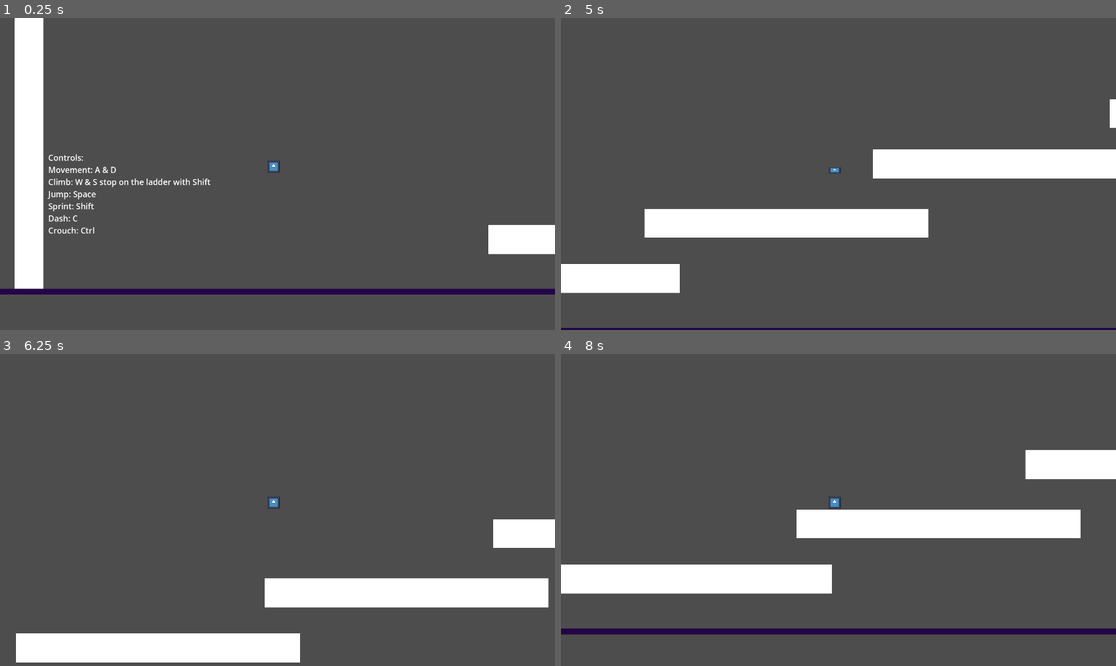
Above: before the commit, frames 1-4 (two rows, left to right).
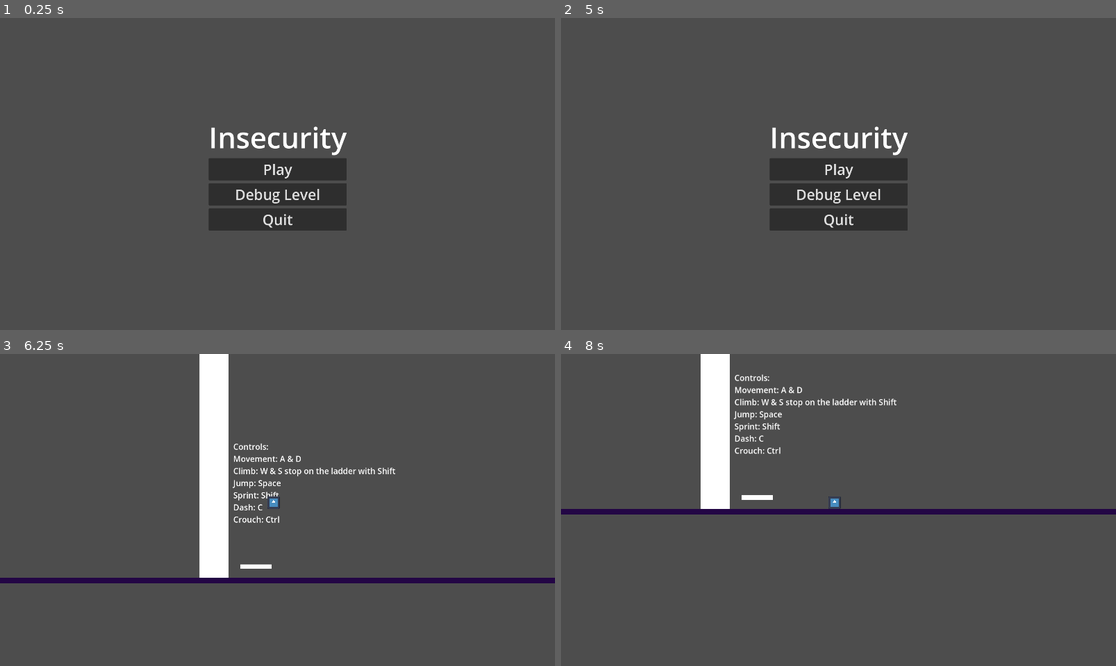
Above: after the commit, the same moments.

Repository: Arkcorner/Insecurity
Game: Godot game, scene res://UI/main_menu.tscn
Two runs of this game, one before a commit and one after it. Both use one fixed random seed, a clock stepped at 60 frames per second and the inputs below. Before the commit the project starts from res://scenes/world.tscn. The engine's default icon, where the game draws it, is replaced by a stand-in: a white triangle on a blue panel in a dark square.
Inputs (mouse positions are in pixels of both pictures, inside the frame that each line leads up to):
- Up to frame 1 (0.25 s): no input
- Up to frame 2 (5 s): click (838, 195) at 0.5 s, where only the run after the commit has a clickable "Debug Level"; move the mouse to (960, 158) at 1.27 s; hold Ctrl (crouch) 1.28-2.03 s; hold D (right) 1.28-2.78 s; click (960, 158) at 1.42 s; tap Space (jump) at 1.52, 1.82, 2.27, 2.57, 3.05, 3.6, 3.77, 4.07, 4.52, 4.82 s; tap C (dash) at 1.55, 2.1, 4.55 s; move the mouse to (727, 189) at 2.02 s; tap Shift (sprint) at 2.3 s; move the mouse to (894, 105) at 2.77 s; hold A (left) 2.78-3.53 s; hold Shift (sprint) 2.78-3.53 s; move the mouse to (810, 236) at 3.52 s; hold D (right) from 3.53 s (still down); click (810, 236) at 3.67 s; tap Ctrl (crouch) at 3.8 s; move the mouse to (1005, 220) at 4.27 s; hold Ctrl (crouch) from 4.28 s (still down); tap Escape (pause_menu, bound only after the commit) at 4.9 s
- Up to frame 3 (6.25 s): release D (right) at 5 s; release Ctrl (crouch) at 5 s; click (277, 503) at 5 s, where only the run after the commit has a clickable "Play"; move the mouse to (111, 463) at 5.77 s; hold A (left) from 5.78 s (still down); tap C (dash) at 5.85 s; tap Space (jump) at 6.02 s; tap Shift (sprint) at 6.05 s
- Up to frame 4 (8 s): tap Space (jump) at 6.32, 6.8, 7.52, 7.82 s; move the mouse to (866, 510) at 6.52 s; release A (left) at 6.53 s; hold D (right) 6.53-7.28 s; hold Shift (sprint) 6.53-7.28 s; click (866, 510) at 6.67 s; move the mouse to (755, 432) at 7.27 s; hold A (left) from 7.28 s (still down); tap Ctrl (crouch) at 7.35 s

The runs differ from the first frame. In frame 1, 14% of the frame differs, in the area x 0-100%, y 0-89%; in frame 2, 15%; in frame 3, 16%; in frame 4, 17%, in the area x 0-100%, y 0-90%.

Commit message:
Dog assets, Basic pickup and naming mechanics

Diff:
--- /dev/null
+++ b/UI/main_menu.gd
@@ -0,0 +1,21 @@
+extends Control
+
+
+# Called when the node enters the scene tree for the first time.
+func _ready():
+	pass # Replace with function body.
+
+
+# Called every frame. 'delta' is the elapsed time since the previous frame.
+func _process(delta):
+	pass
+
+func _on_debug_lvl_pressed(): get_tree().change_scene_to_file("res://scenes/world.tscn")
+
+func _on_quit_pressed():
+	get_tree().quit()
+	pass # Replace with function body.
+
+func _on_play_pressed():
+	get_tree().change_scene_to_file("res://scenes/world.tscn")
+	pass # Replace with function body.
--- /dev/null
+++ b/UI/main_menu.tscn
@@ -0,0 +1,55 @@
+[gd_scene load_steps=2 format=3 uid="uid://0e87d6y0yuk7"]
+
+[ext_resource type="Script" path="res://UI/main_menu.gd" id="1_nm58d"]
+
+[node name="Main Menu" type="Control"]
+layout_mode = 3
+anchors_preset = 8
+anchor_left = 0.5
+anchor_top = 0.5
+anchor_right = 0.5
+anchor_bottom = 0.5
+grow_horizontal = 2
+grow_vertical = 2
+size_flags_horizontal = 4
+size_flags_vertical = 4
+script = ExtResource("1_nm58d")
+metadata/_edit_lock_ = true
+
+[node name="VBoxContainer" type="VBoxContainer" parent="."]
+layout_mode = 1
+anchors_preset = 15
+anchor_right = 1.0
+anchor_bottom = 1.0
+grow_horizontal = 2
+grow_vertical = 2
+alignment = 1
+
+[node name="Label" type="Label" parent="VBoxContainer"]
+layout_mode = 2
+theme_override_font_sizes/font_size = 100
+text = "Insecurity"
+
+[node name="VBoxContainer" type="VBoxContainer" parent="VBoxContainer"]
+layout_mode = 2
+theme_override_constants/separation = 10
+alignment = 1
+
+[node name="Play" type="Button" parent="VBoxContainer/VBoxContainer"]
+layout_mode = 2
+theme_override_font_sizes/font_size = 50
+text = "Play"
+
+[node name="DebugLvl" type="Button" parent="VBoxContainer/VBoxContainer"]
+layout_mode = 2
+theme_override_font_sizes/font_size = 50
+text = "Debug Level"
+
+[node name="Quit" type="Button" parent="VBoxContainer/VBoxContainer"]
+layout_mode = 2
+theme_override_font_sizes/font_size = 50
+text = "Quit"
+
+[connection signal="pressed" from="VBoxContainer/VBoxContainer/Play" to="." method="_on_play_pressed"]
+[connection signal="pressed" from="VBoxContainer/VBoxContainer/DebugLvl" to="." method="_on_debug_lvl_pressed"]
+[connection signal="pressed" from="VBoxContainer/VBoxContainer/Quit" to="." method="_on_quit_pressed"]
--- a/project.godot
+++ b/project.godot
@@ -11,7 +11,7 @@
 [application]
 
 config/name="Insecurity"
-run/main_scene="res://scenes/world.tscn"
+run/main_scene="res://UI/main_menu.tscn"
 config/features=PackedStringArray("4.1", "GL Compatibility")
 config/icon="res://assets/IconTemp.jpg"
 
@@ -71,6 +71,31 @@
 "events": [Object(InputEventKey,"resource_local_to_scene":false,"resource_name":"","device":-1,"window_id":0,"alt_pressed":false,"shift_pressed":false,"ctrl_pressed":false,"meta_pressed":false,"pressed":false,"keycode":0,"physical_keycode":67,"key_label":0,"unicode":99,"echo":false,"script":null)
 ]
 }
+it_up={
+"deadzone": 0.5,
+"events": [null, Object(InputEventJoypadMotion,"resource_local_to_scene":false,"resource_name":"","device":-1,"axis":1,"axis_value":-1.0,"script":null)
+]
+}
+it_down={
+"deadzone": 0.5,
+"events": [Object(InputEventJoypadMotion,"resource_local_to_scene":false,"resource_name":"","device":-1,"axis":1,"axis_value":1.0,"script":null)
+]
+}
+it_left={
+"deadzone": 0.5,
+"events": [Object(InputEventJoypadMotion,"resource_local_to_scene":false,"resource_name":"","device":-1,"axis":0,"axis_value":-1.0,"script":null)
+]
+}
+it_right={
+"deadzone": 0.5,
+"events": [Object(InputEventJoypadMotion,"resource_local_to_scene":false,"resource_name":"","device":-1,"axis":0,"axis_value":1.0,"script":null)
+]
+}
+pause_menu={
+"deadzone": 0.5,
+"events": [Object(InputEventKey,"resource_local_to_scene":false,"resource_name":"","device":-1,"window_id":0,"alt_pressed":false,"shift_pressed":false,"ctrl_pressed":false,"meta_pressed":false,"pressed":false,"keycode":0,"physical_keycode":4194305,"key_label":0,"unicode":0,"echo":false,"script":null)
+]
+}
 
 [rendering]
 
--- a/scenes/dog_companion.gd
+++ b/scenes/dog_companion.gd
@@ -1,3 +1 @@
 extends CharacterBody2D
-
-#Next to implement
--- a/scenes/dog_companion.tscn
+++ b/scenes/dog_companion.tscn
@@ -1,19 +1,28 @@
-[gd_scene load_steps=4 format=3 uid="uid://yskydjpi58lf"]
+[gd_scene load_steps=5 format=3 uid="uid://yskydjpi58lf"]
 
-[ext_resource type="Texture2D" uid="uid://w5hn6hxkumgi" path="res://assets/dogPixel.png" id="1_7jhov"]
 [ext_resource type="Script" path="res://scenes/dog_companion.gd" id="1_r7gqg"]
+[ext_resource type="Texture2D" uid="uid://cj2domtb3mdmb" path="res://assets/Dog.png" id="2_ijqgk"]
+[ext_resource type="Script" path="res://scenes/dog_name_display.gd" id="3_er3gc"]
 
-[sub_resource type="CircleShape2D" id="CircleShape2D_yaljb"]
-radius = 60.0333
+[sub_resource type="RectangleShape2D" id="RectangleShape2D_k77ox"]
+size = Vector2(214, 105)
 
 [node name="dog_companion" type="CharacterBody2D"]
 script = ExtResource("1_r7gqg")
 
 [node name="CollisionShape2D" type="CollisionShape2D" parent="."]
-position = Vector2(-4, -4)
+position = Vector2(6.5, -6)
 scale = Vector2(0.5, 0.5)
-shape = SubResource("CircleShape2D_yaljb")
+shape = SubResource("RectangleShape2D_k77ox")
 
 [node name="DogPixel" type="Sprite2D" parent="."]
-position = Vector2(2, -5)
-texture = ExtResource("1_7jhov")
+position = Vector2(11, -13)
+scale = Vector2(0.504, 0.456667)
+texture = ExtResource("2_ijqgk")
+
+[node name="dog_name_display" type="Label" parent="."]
+offset_left = -48.0
+offset_top = -61.0
+offset_right = 61.0
+offset_bottom = -38.0
+script = ExtResource("3_er3gc")
--- /dev/null
+++ b/scenes/dog_name_display.gd
@@ -0,0 +1,12 @@
+extends Label
+
+
+# Called when the node enters the scene tree for the first time.
+func _ready():
+	self.text = Global.dog_name
+	pass # Replace with function body.
+
+
+# Called every frame. 'delta' is the elapsed time since the previous frame.
+func _process(delta):
+	pass
--- /dev/null
+++ b/scenes/dog_naming.tscn
@@ -0,0 +1,34 @@
+[gd_scene load_steps=2 format=3 uid="uid://ecbq0jn5cpw3"]
+
+[ext_resource type="Script" path="res://scripts/dog_naming.gd" id="1_vr3xc"]
+
+[node name="dog_naming" type="Control"]
+layout_mode = 3
+anchors_preset = 15
+anchor_right = 1.0
+anchor_bottom = 1.0
+grow_horizontal = 2
+grow_vertical = 2
+
+[node name="VBoxContainer" type="VBoxContainer" parent="."]
+layout_mode = 0
+offset_right = 40.0
+offset_bottom = 40.0
+
+[node name="Label" type="Label" parent="VBoxContainer"]
+layout_mode = 2
+text = "Give the Dog a Name!
+"
+
+[node name="HBoxContainer" type="HBoxContainer" parent="VBoxContainer"]
+layout_mode = 2
+
+[node name="LineEdit" type="LineEdit" parent="VBoxContainer/HBoxContainer"]
+custom_minimum_size = Vector2(180, 0)
+layout_mode = 2
+placeholder_text = "Dexter"
+script = ExtResource("1_vr3xc")
+
+[connection signal="gui_input" from="VBoxContainer/HBoxContainer/LineEdit" to="VBoxContainer/HBoxContainer/LineEdit" method="_on_gui_input"]
+[connection signal="hidden" from="VBoxContainer/HBoxContainer/LineEdit" to="VBoxContainer/HBoxContainer/LineEdit" method="_on_hidden"]
+[connection signal="text_submitted" from="VBoxContainer/HBoxContainer/LineEdit" to="VBoxContainer/HBoxContainer/LineEdit" method="_on_text_submitted"]
--- /dev/null
+++ b/scenes/plank_pickup.tscn
@@ -0,0 +1,24 @@
+[gd_scene load_steps=4 format=3 uid="uid://dk0b20a4ol8tb"]
+
+[ext_resource type="Script" path="res://scripts/plank_pickup.gd" id="1_us4ml"]
+
+[sub_resource type="RectangleShape2D" id="RectangleShape2D_j32rc"]
+size = Vector2(99, 120)
+
+[sub_resource type="QuadMesh" id="QuadMesh_g1i2d"]
+
+[node name="PlankPickup" type="Node2D"]
+script = ExtResource("1_us4ml")
+
+[node name="Pickup_area" type="Area2D" parent="."]
+
+[node name="CollisionShape2D" type="CollisionShape2D" parent="Pickup_area"]
+position = Vector2(-6.5, 7)
+shape = SubResource("RectangleShape2D_j32rc")
+
+[node name="MeshInstance2D" type="MeshInstance2D" parent="."]
+position = Vector2(3, 55)
+scale = Vector2(107.75, 16.25)
+mesh = SubResource("QuadMesh_g1i2d")
+
+[connection signal="body_entered" from="Pickup_area" to="." method="_on_pickup_area_body_entered"]
--- a/scenes/world.tscn
+++ b/scenes/world.tscn
@@ -1,10 +1,12 @@
-[gd_scene load_steps=7 format=3 uid="uid://1hrd4mrev6cs"]
+[gd_scene load_steps=9 format=3 uid="uid://1hrd4mrev6cs"]
 
 [ext_resource type="PackedScene" uid="uid://hfohceos6n65" path="res://scenes/player.tscn" id="1_0nxx7"]
 [ext_resource type="PackedScene" uid="uid://yskydjpi58lf" path="res://scenes/dog_companion.tscn" id="1_cndxm"]
 [ext_resource type="PackedScene" uid="uid://du7dcgq4y481a" path="res://scenes/ladder.tscn" id="2_6t3fa"]
 [ext_resource type="PackedScene" uid="uid://bgwkv326jypjy" path="res://scenes/World_border.tscn" id="3_71wbd"]
 [ext_resource type="PackedScene" uid="uid://cgsv3lwnmxlbi" path="res://scenes/platform.tscn" id="4_vwmym"]
+[ext_resource type="PackedScene" uid="uid://ecbq0jn5cpw3" path="res://scenes/dog_naming.tscn" id="6_f7kl3"]
+[ext_resource type="PackedScene" uid="uid://dk0b20a4ol8tb" path="res://scenes/plank_pickup.tscn" id="7_s272a"]
 
 [sub_resource type="QuadMesh" id="QuadMesh_xbqku"]
 
@@ -12,7 +14,8 @@
 position = Vector2(845, -305)
 
 [node name="dog_companion" parent="." instance=ExtResource("1_cndxm")]
-position = Vector2(3473, -1072)
+position = Vector2(3304, -1084)
+scale = Vector2(1.5, 1.5)
 
 [node name="Platform11" parent="." instance=ExtResource("4_vwmym")]
 position = Vector2(-3655, -1026)
@@ -113,3 +116,12 @@
 Dash: C
 Crouch: Ctrl
 "
+
+[node name="dog_naming" parent="." instance=ExtResource("6_f7kl3")]
+offset_left = 3230.0
+offset_top = -1231.0
+offset_right = 3230.0
+offset_bottom = -1231.0
+
+[node name="PlankPickup" parent="." instance=ExtResource("7_s272a")]
+position = Vector2(-3407, 351)
--- a/scripts/Global.gd
+++ b/scripts/Global.gd
@@ -2,5 +2,9 @@
 
 extends Node
 
-
+var double_jump_charged = false
+var dash_is_charged = false
+var time_running = true
 var is_climbing = false
+var dog_name = "Dexter"
+var plank_count = 0
--- /dev/null
+++ b/scripts/dog_naming.gd
@@ -0,0 +1,28 @@
+extends LineEdit
+
+
+# Called when the node enters the scene tree for the first time.
+func _ready():
+	pass # Replace with function body.
+
+
+# Called every frame. 'delta' is the elapsed time since the previous frame.
+func _process(delta):
+	pass
+
+
+func _on_text_submitted(new_text):
+	Global.dog_name = new_text
+	Global.time_running = true
+	get_node("../../..").visible = false
+	pass # Replace with function body.
+
+
+func _on_gui_input(event):
+	Global.time_running = false
+	pass # Replace with function body.
+
+
+func _on_hidden():
+	Global.time_running = true
+	pass # Replace with function body.
--- /dev/null
+++ b/scripts/plank_pickup.gd
@@ -0,0 +1,16 @@
+extends Node2D
+
+
+# Called when the node enters the scene tree for the first time.
+func _ready():
+	pass # Replace with function body.
+
+
+# Called every frame. 'delta' is the elapsed time since the previous frame.
+func _process(delta):
+	pass
+
+
+func _on_pickup_area_body_entered(body):
+	Global.plank_count += 1
+	queue_free()
--- a/scripts/player.gd
+++ b/scripts/player.gd
@@ -3,8 +3,6 @@
 var _scale = Vector2(1, 2)
 var SPEED = 800
 var x = SPEED #value to reset speed back to after sprinting
-
-
 # dash values
 const DASH_SPEED = 2000
 var dashing = false
@@ -21,60 +19,63 @@
 
 #this is a test for github
 func _physics_process(delta):
-	if is_on_floor():
-		dash_count = 2
-		jump_count = 2
-	if dash_count < 1:
-		can_dash = false
-	else:
-		can_dash = true
-	#monitor jump count and stop more jumps in air
-	if jump_count < 1:
-		can_jump = false
-	else:
-		can_jump = true	# Add the gravity.
-	if not is_on_floor():
-		if Global.is_climbing == false:
-			velocity.y += gravity * delta
-		# monitor dash count and stop dashes
-	if Global.is_climbing == true:
+	if Input.is_action_pressed("pause_menu"):
+		get_tree().change_scene_to_file("res://UI/main_menu.tscn")
+	if Global.time_running :
+		if is_on_floor():
+			dash_count = 2
+			jump_count = 2
+		if dash_count < 1:
+			can_dash = false
+		else:
+			can_dash = true
+		#monitor jump count and stop more jumps in air
+		if jump_count < 1:
+			can_jump = false
+		else:
+			can_jump = true	# Add the gravity.
+		if not is_on_floor():
+			if Global.is_climbing == false:
+				velocity.y += gravity * delta
+			# monitor dash count and stop dashes
+		if Global.is_climbing == true:
+			if Input.is_action_pressed("sprint"):
+				velocity.y = 0
+			if Input.is_action_pressed("climb_down"):
+				velocity.y = 500
+			if Input.is_action_pressed("climb_up"):
+				velocity.y = -500
+		# Handle Jump.
+		if Input.is_action_just_pressed("jump") and can_jump:
+			velocity.y = JUMP_VELOCITY * (-1)
+			jump_count = jump_count-1
+
+		if Input.is_action_just_pressed("dash") and can_dash:
+			dashing = true
+			dash_count = dash_count-1
+			$dash_timer.start()
+		#Handle crouch
+		if Input.is_action_pressed("crouch"):
+			log( 1.5)
+			_scale.y = 0.5
+			set_scale(_scale)
+		if Input.is_action_just_released("crouch"):
+			_scale.y = 1
+			set_scale(_scale)
+		#Implement the sprint action by increasing and decreasing speed
 		if Input.is_action_pressed("sprint"):
-			velocity.y = 0
-		if Input.is_action_pressed("climb_down"):
-			velocity.y = 500
-		if Input.is_action_pressed("climb_up"):
-			velocity.y = -500
-	# Handle Jump.
-	if Input.is_action_just_pressed("jump") and can_jump:
-		velocity.y = JUMP_VELOCITY * (-1)
-		jump_count = jump_count-1
-
-	if Input.is_action_just_pressed("dash") and can_dash:
-		dashing = true
-		dash_count = dash_count-1
-		$dash_timer.start()
-	#Handle crouch
-	if Input.is_action_pressed("crouch"):
-		log( 1.5)
-		_scale.y = 0.5
-		set_scale(_scale)
-	if Input.is_action_just_released("crouch"):
-		_scale.y = 1
-		set_scale(_scale)
-	#Implement the sprint action by increasing and decreasing speed
-	if Input.is_action_pressed("sprint"):
-		SPEED = 1200
-	if Input.is_action_just_released("sprint"):
-		SPEED = x
-	# Get the input direction and handle the movement/deceleration.
-	var direction = Input.get_axis("left", "right")
-	if direction:
-		if dashing:
-			velocity.x = direction * DASH_SPEED
+			SPEED = 1200
+		if Input.is_action_just_released("sprint"):
+			SPEED = x
+		# Get the input direction and handle the movement/deceleration.
+		var direction = Input.get_axis("left", "right")
+		if direction:
+			if dashing:
+				velocity.x = direction * DASH_SPEED
+			else:
+				velocity.x = direction * SPEED
 		else:
-			velocity.x = direction * SPEED
-	else:
-		velocity.x = move_toward(velocity.x, 0, SPEED)
+			velocity.x = move_toward(velocity.x, 0, SPEED)
 	move_and_slide()
 
 #make it stop
Binary file added: assets/Dog.png
Not shown, added: assets/Dog.png.import
